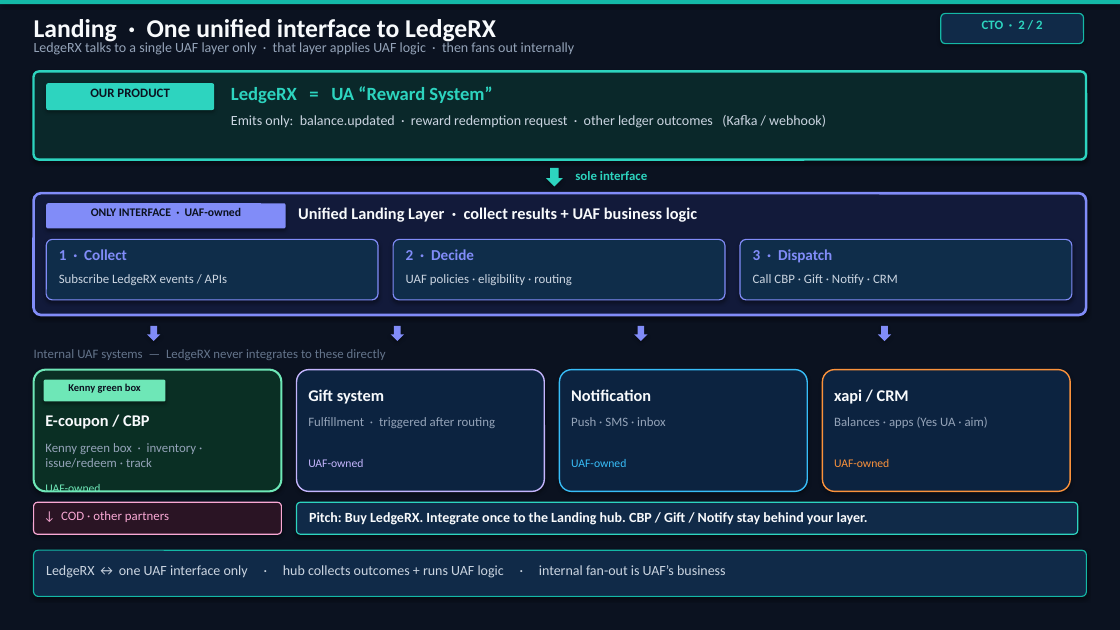
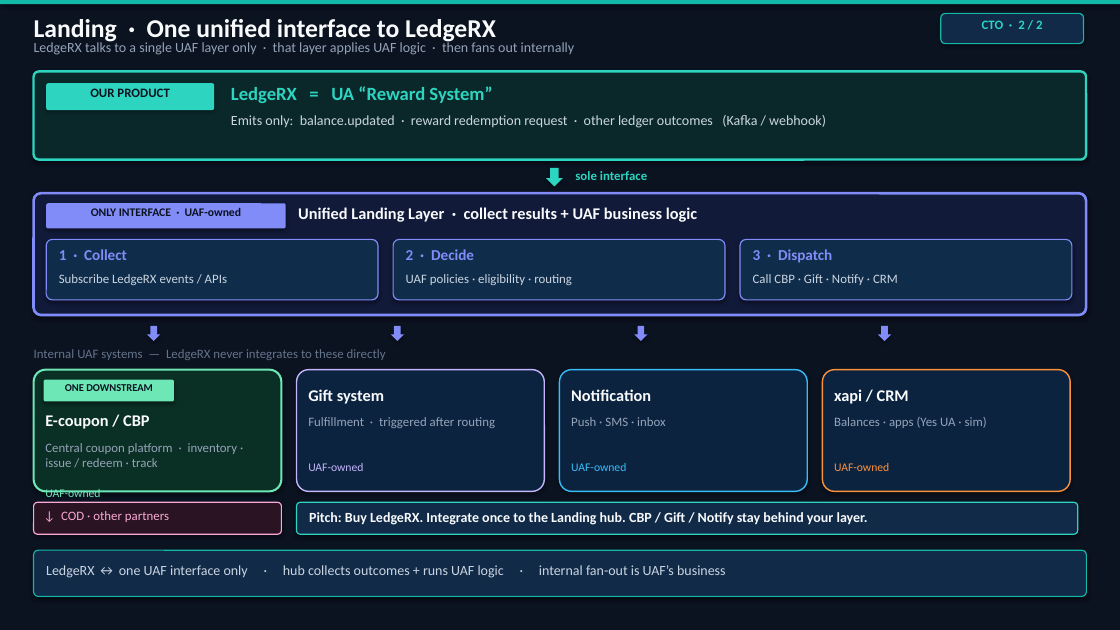
Before and after one commit to yky32/ledger-engine, a slide deck: slide 2 of docs/decks/LedgeRX-System-Architecture-CTO.pptx. Drawn at 1120x630 pixels with LibreOffice and Linux fonts; fonts in the diff are those of the drawing. Boxes give left, top, right and bottom in pixels: in the first picture for what was removed or moved away, otherwise in the second. Text is boxed around its words. In the diff, an @@ line names an element or a change of style, - is before the commit and + after.

Commit message:
docs(decks): drop Kenny label; aim → sim

```diff
--- a/docs/decks/LedgeRX-System-Architecture-CTO.pptx
+++ b/docs/decks/LedgeRX-System-Architecture-CTO.pptx
@@ rounded rectangle: place and size @@
-rounded rectangle at box(44, 380, 166, 402)
+rounded rectangle at box(44, 380, 174, 402)
@@ text at box(65, 384, 153, 391): text changed @@
-Kenny green box
+ONE DOWNSTREAM
@@ text at box(834, 417, 987, 428): text changed @@
-Balances · apps (Yes UA · aim)
+Balances · apps (Yes UA · sim)
@@ text at box(45, 443, 238, 467): text changed @@
-Kenny green box · inventory · issue/redeem · track
+Central coupon platform · inventory · issue / redeem · track
@@ 4 texts: place and size @@
-4 texts at box(45, 459, 889, 493)
+4 texts at box(45, 463, 889, 497)
```
